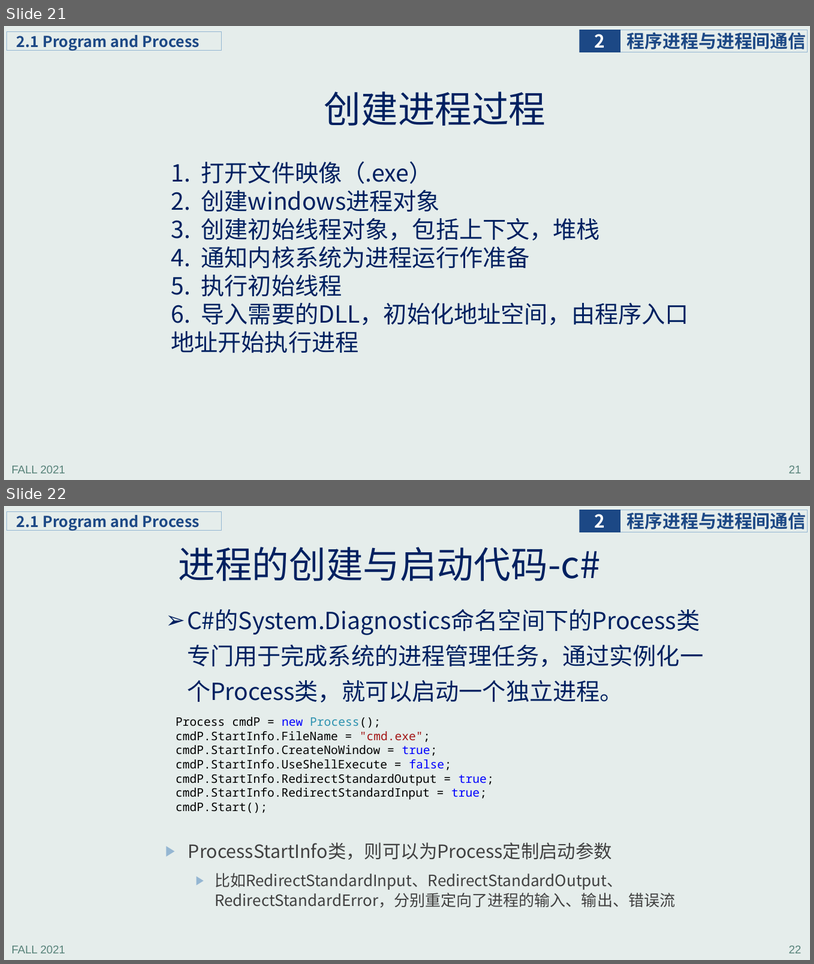
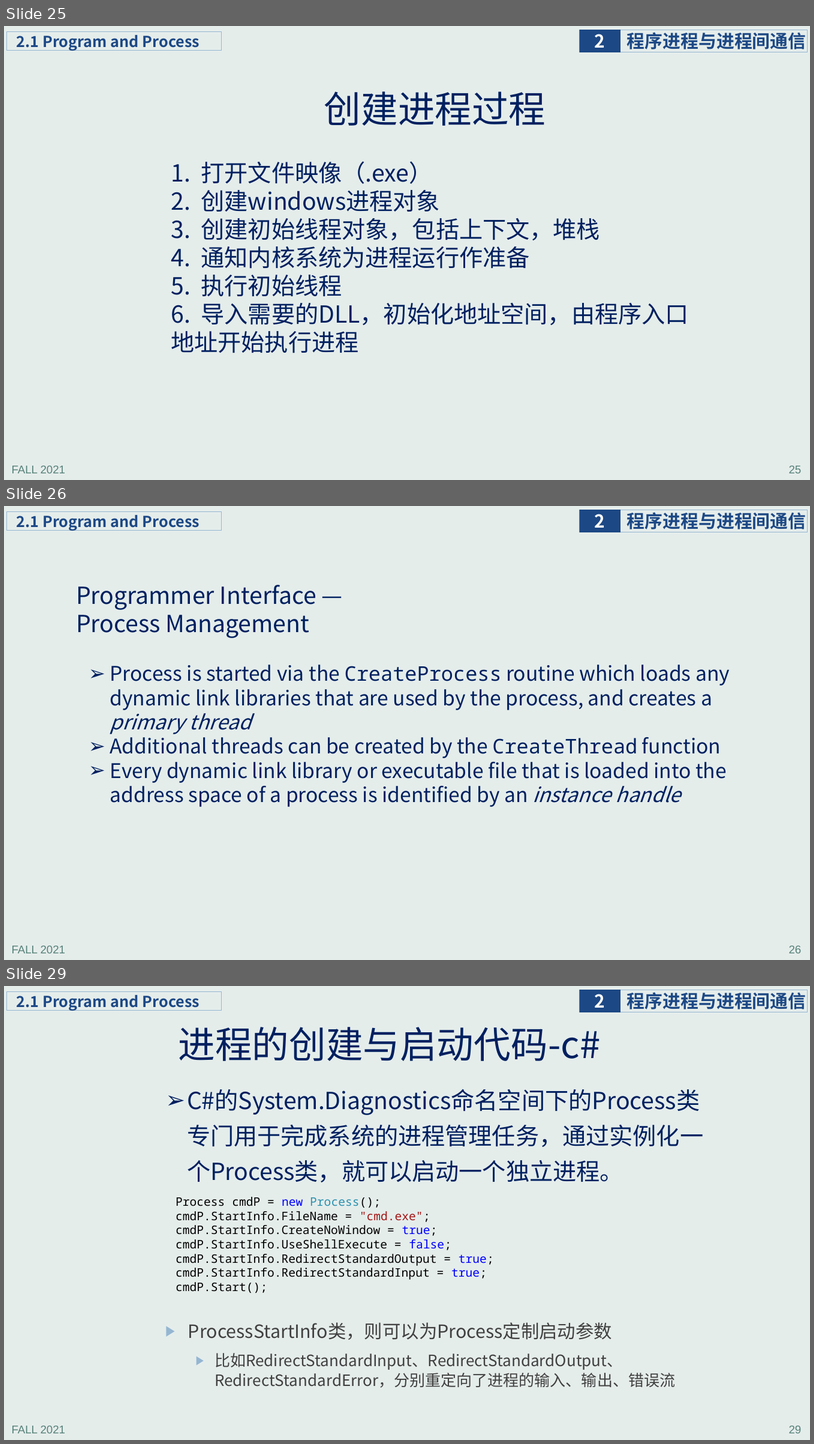
Before and after one commit to principleWindows/win-principle-2021, a slide deck: slides/instruction/principleWindows_2.pptx. Shown one above the other, each under a label of ours: slides 21 and 22 before the commit, slides 25, 26 and 29 after it; the slides between them are not shown. The pictures are 814x964 and 814x1444 pixels, drawn with LibreOffice and Linux fonts; fonts in the diff are those of the drawing. Boxes give left, top, right and bottom in pixels: in the first picture for what was removed or moved away, otherwise in the second. Text is boxed around its words. In the diff, an @@ line names an element or a change of style, - is before the commit and + after.

```diff
--- a/slides/instruction/principleWindows_2.pptx
+++ b/slides/instruction/principleWindows_2.pptx
@@ slide 26 added at (4, 506, 810, 960), background #E5EDEB; not listed: 5 template elements that a slide beside it also shows @@
@@ title added at (76, 585, 317, 638), 28 pt, text #002060 @@
+Programmer Interface —
+Process Management
@@ text added at (110, 664, 730, 807), 24 pt, text #002060 @@
+➢ Process is started via the CreateProcess routine which loads any dynamic link libraries that are used by the process, and creates a primary thread
+➢ Additional threads can be created by the CreateThread function
+➢ Every dynamic link library or executable file that is loaded into the address space of a process is identified by an instance handle
@@ what was slide 21 is now slide 25 @@
@@ page number at (789, 465, 802, 473): text changed @@
-21
+25
@@ what was slide 22 is now slide 29 @@
@@ page number at (789, 1425, 802, 1433): text changed @@
-22
+29
```
Also in this commit, not shown: 2 slides changed, 6 other slides added, 4 other files.
